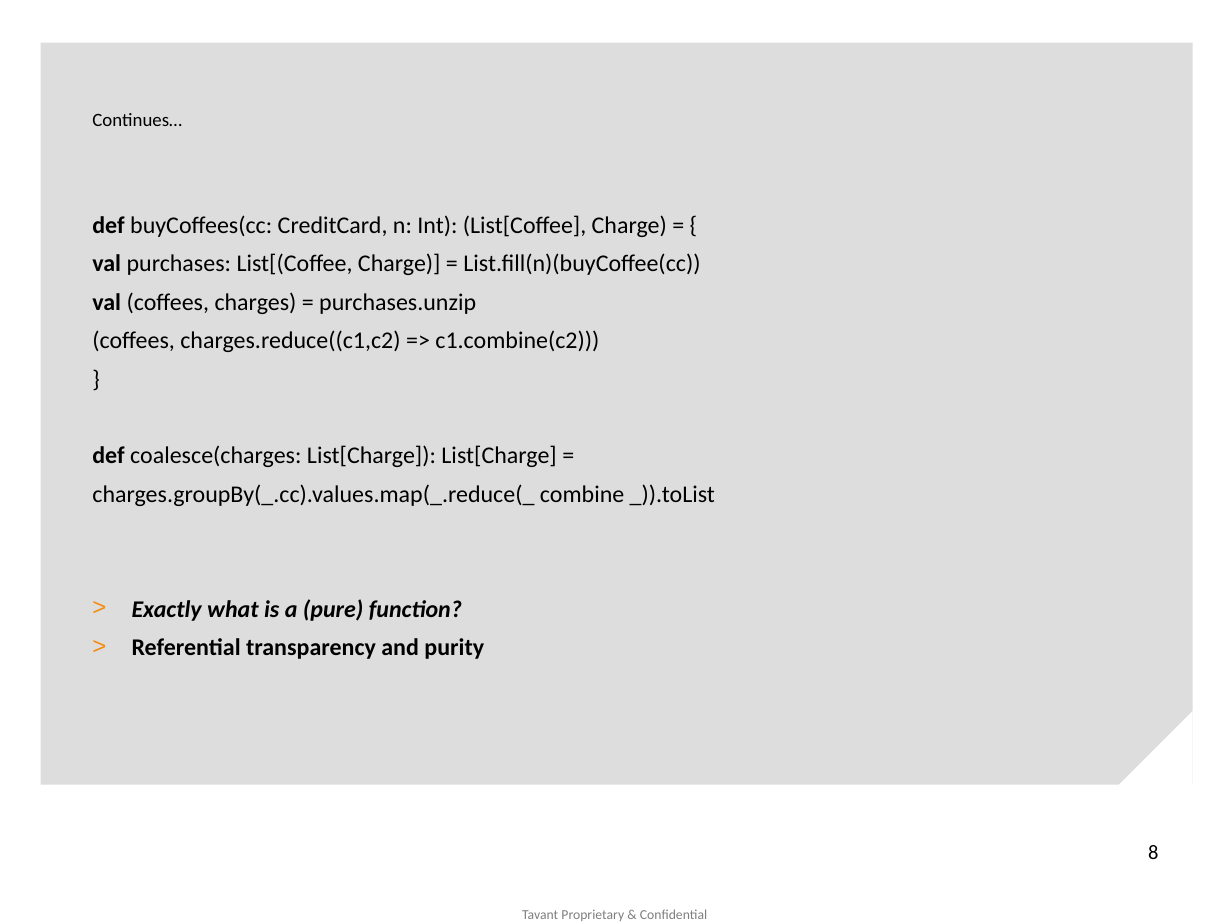
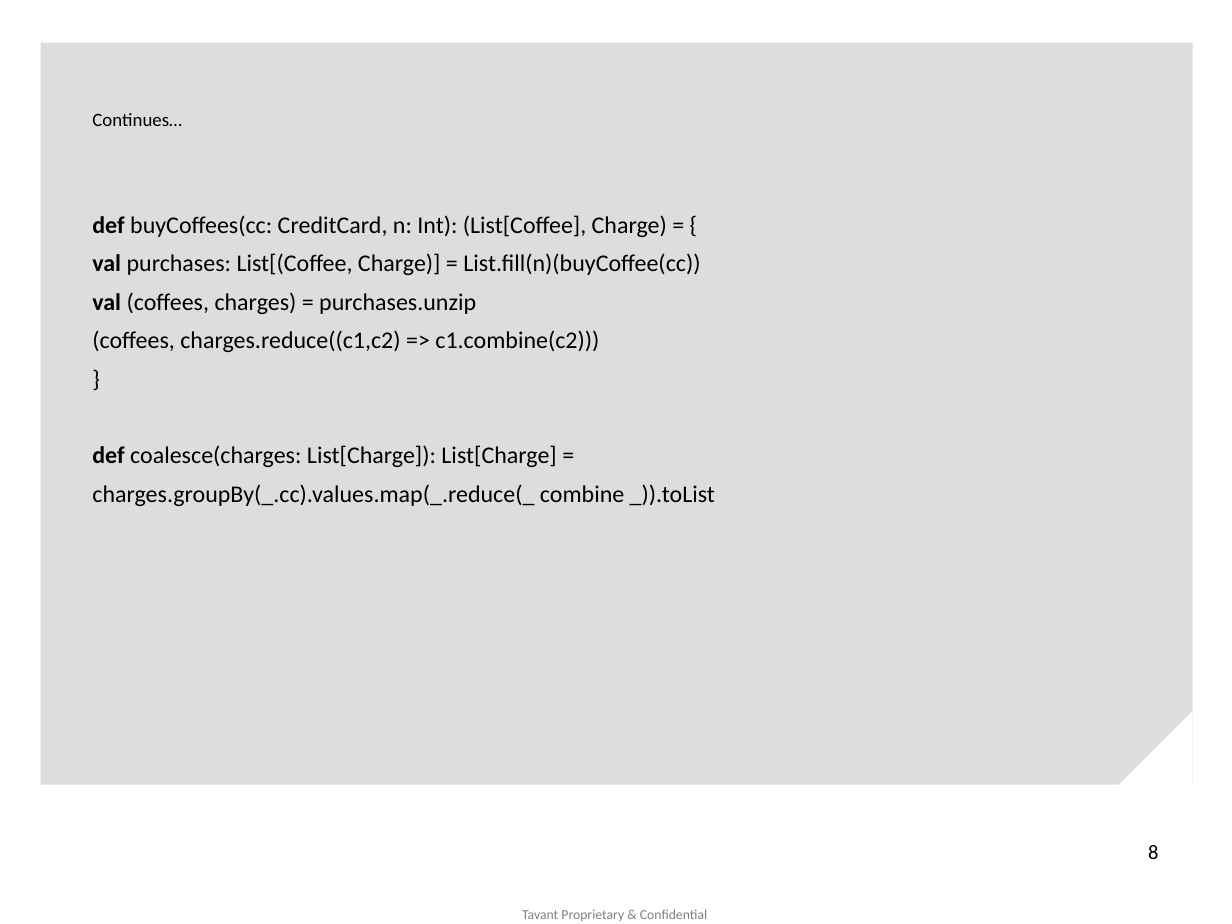
Before and after one commit to jkmishra/scalatest, a slide deck: slide 8 of Why Scala (1).pptx. Drawn at 1232x924 pixels with LibreOffice and Linux fonts; fonts in the diff are those of the drawing; background and template pictures are left out. Boxes give left, top, right and bottom in pixels: in the first picture for what was removed or moved away, otherwise in the second. Text is boxed around its words. In the diff, an @@ line names an element or a change of style, - is before the commit and + after.

```diff
--- a/Why Scala (1).pptx
+++ b/Why Scala (1).pptx
@@ text at bbox=[132, 599, 484, 659]: paragraphs removed @@
-> Exactly what is a (pure) function?
-> Referential transparency and purity
```
Also in this commit, not shown: 1 other slide changed, 6 other files.
